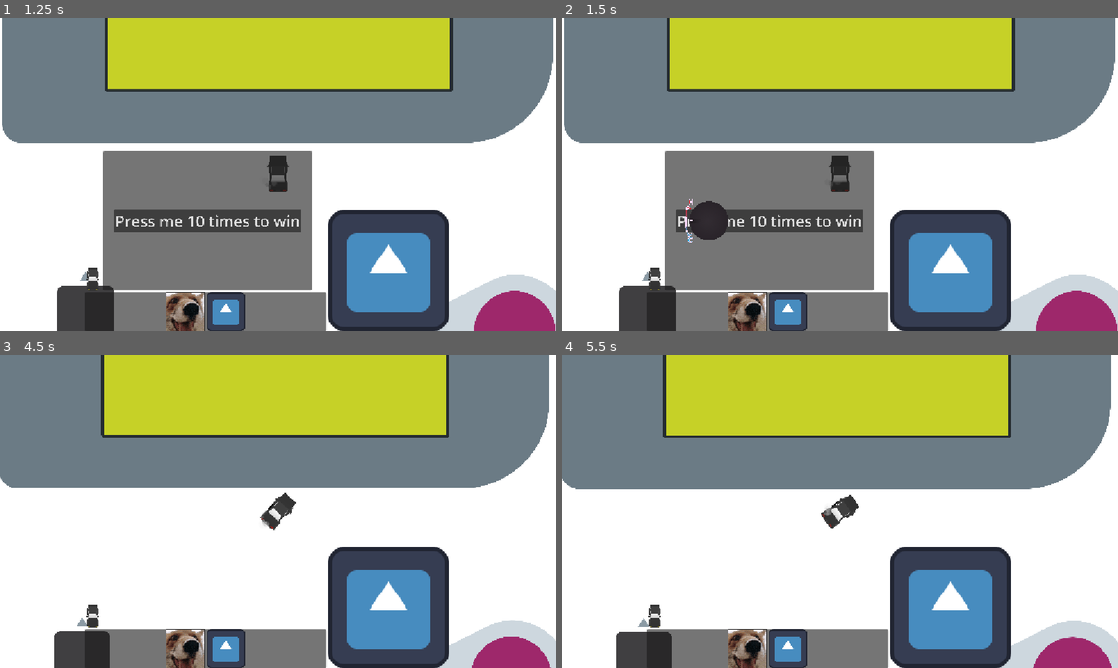
Above: before the commit, frames 1-4 (two rows, left to right).
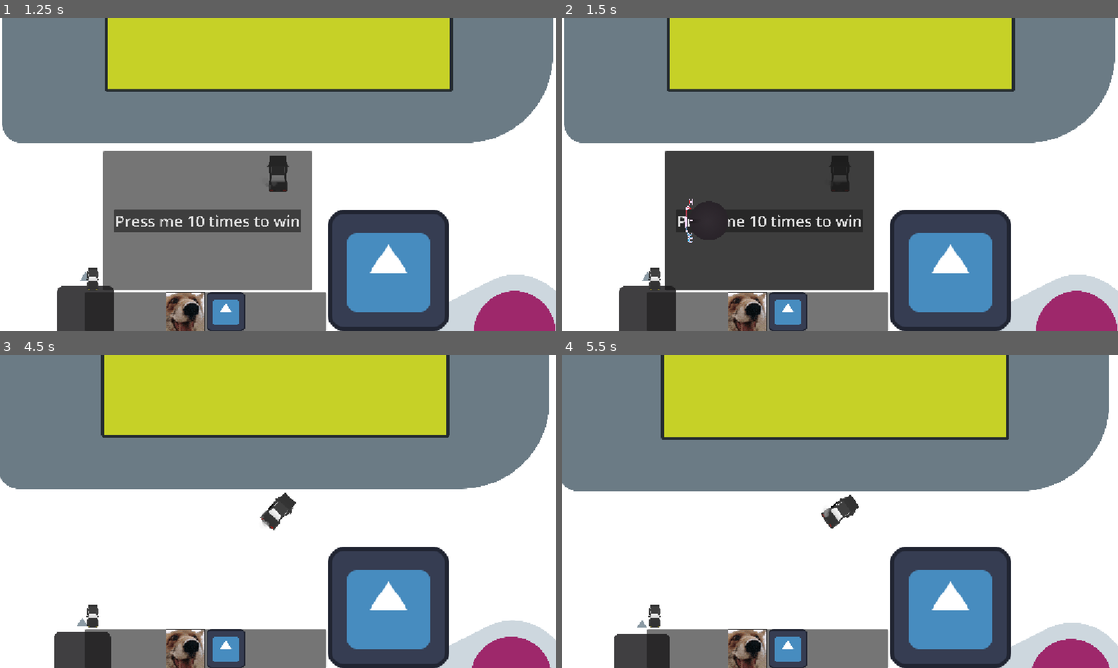
Above: after the commit, the same moments.

Repository: DBorgKiwami/game-jam-2
Game: Godot game, scene res://levels/testlevel.tscn
Same seed, same stepped clock (60 frames per second), same inputs: the game is played once before the commit and once after it. The engine's default icon, where the game draws it, is replaced by a stand-in: a white triangle on a blue panel in a dark square.
Inputs (mouse positions are in pixels of both pictures, inside the frame that each line leads up to):
- Up to frame 1 (1.25 s): click (183, 312) at 0.5 s
- Up to frame 2 (1.5 s): click (789, 312) at 1.25 s
- Up to frame 3 (4.5 s): click "Press me 10 times to win" at 2 s; click (94, 614) at 2.75 s; move the mouse to (400, 495) at 3.52 s; hold Right (turn_right) 3.53-4.28 s; hold Up (gas_pedal) 3.53-4.28 s; move the mouse to (166, 527) at 4.27 s; hold Space (brakes) from 4.28 s (still down); click (166, 527) at 4.35 s
- Up to frame 4 (5.5 s): move the mouse to (895, 442) at 5.02 s; release Space (brakes) at 5.03 s; hold Right (turn_right) from 5.03 s (still down); hold Up (gas_pedal) from 5.03 s (still down)

Frame 1 is identical in both runs. In frame 2, 14% of the frame differs, in the area x 18-57%, y 42-88%; in frame 3, 0.5%; in frame 4, 2.2%.

Commit message:
Twiddles because I can't stop myself

Diff:
--- a/minigames/dial.gd
+++ b/minigames/dial.gd
@@ -22,4 +22,6 @@
 
 	if rotation_degrees > -57:
 		SignalBus.emit_signal("part_repaired", 1)
+		has_mouse = false
+		beingClicked = false
 		rotation_degrees = -90
--- a/minigames/heater.tscn
+++ b/minigames/heater.tscn
@@ -8,8 +8,9 @@
 [sub_resource type="CircleShape2D" id="CircleShape2D_g4v7s"]
 radius = 102.396286
 
-[node name="Heater" type="Node2D" unique_id=1334399775]
+[node name="Heater" type="Node2D" unique_id=1334399775 node_paths=PackedStringArray("dial")]
 script = ExtResource("1_7sknv")
+dial = NodePath("Temperature Dial")
 
 [node name="Temperature Dial" type="Sprite2D" parent="." unique_id=1659047644]
 modulate = Color(1, 0.87058824, 1, 1)
@@ -29,7 +30,7 @@
 texture = ExtResource("2_7sknv")
 
 [node name="Panel" type="Panel" parent="." unique_id=1471675296]
-visible = false
+z_index = -1
 custom_minimum_size = Vector2(1080, 720)
 anchors_preset = 8
 anchor_left = 0.5
@@ -42,6 +43,7 @@
 offset_bottom = 360.0
 grow_horizontal = 2
 grow_vertical = 2
+mouse_filter = 2
 
 [connection signal="mouse_entered" from="Temperature Dial/Area2D" to="Temperature Dial" method="_on_area_2d_mouse_entered"]
 [connection signal="mouse_exited" from="Temperature Dial/Area2D" to="Temperature Dial" method="_on_area_2d_mouse_exited"]
--- /dev/null
+++ b/minigames/radio.gd
@@ -0,0 +1,11 @@
+extends Node2D
+
+
+# Called when the node enters the scene tree for the first time.
+func _ready() -> void:
+	pass # Replace with function body.
+
+
+# Called every frame. 'delta' is the elapsed time since the previous frame.
+func _process(delta: float) -> void:
+	pass
--- /dev/null
+++ b/minigames/radio.tscn
@@ -0,0 +1,6 @@
+[gd_scene format=3 uid="uid://c0q51j3dsg355"]
+
+[ext_resource type="Script" uid="uid://cd12wh8511d8i" path="res://minigames/radio.gd" id="1_52d37"]
+
+[node name="Radio" type="Node2D" unique_id=1467513764]
+script = ExtResource("1_52d37")
--- a/player/player.gd
+++ b/player/player.gd
@@ -1,6 +1,7 @@
 extends CharacterBody2D
 
 var direction : Vector2 = Vector2.UP
+var directionBeforeBreak : Vector2 = Vector2.UP
 
 @export var maxSpeed : float = 100.0
 @export var maxBrakingSpeed : float = 20.0
@@ -48,9 +49,9 @@
 
 	# TEST WORKING CASE FOR BREAKING ENGINE
 	# TODO: actually breaking engine
-	if Input.is_action_just_pressed("brakes"):
-		print("braking caused engine to break. boohoo fix it.")
-		SignalBus.broken_part.emit(0)
+	#if Input.is_action_just_pressed("brakes"):
+		#print("braking caused engine to break. boohoo fix it.")
+		#SignalBus.broken_part.emit(0)
 
 	if Input.is_action_pressed("brakes"):
 		activeMaxSpeed = maxBrakingSpeed
@@ -100,9 +101,14 @@
 	if forwardSpeed > activeMaxSpeed:
 		forwardSpeed = clampf(forwardSpeed - activeDecel, activeMaxSpeed, maxSpeed)
 
+	if Input.is_action_just_pressed("brakes"):
+		directionBeforeBreak = direction
+
 	# Set velocity
-
-	velocity = forwardSpeed * direction
+	if !Input.is_action_pressed("brakes"):
+		velocity = forwardSpeed * direction
+	else:
+		velocity = forwardSpeed * ((directionBeforeBreak + direction) / 2)
 
 	# Call rotating function
 
--- a/player/playercar.tscn
+++ b/player/playercar.tscn
@@ -43,6 +43,7 @@
 gravity = Vector3(0, 0, 0)
 scale_min = 0.01
 scale_max = 0.01
+color = Color(0, 0, 0, 1)
 color_ramp = SubResource("GradientTexture1D_axjsj")
 
 [node name="Car" type="CharacterBody2D" unique_id=2090852087 node_paths=PackedStringArray("sprite", "particleEffectPivotPoint")]
Not shown: 1 places in minigames/heater.tscn that only renumber resources
Not shown, added: minigames/radio.gd.uid
